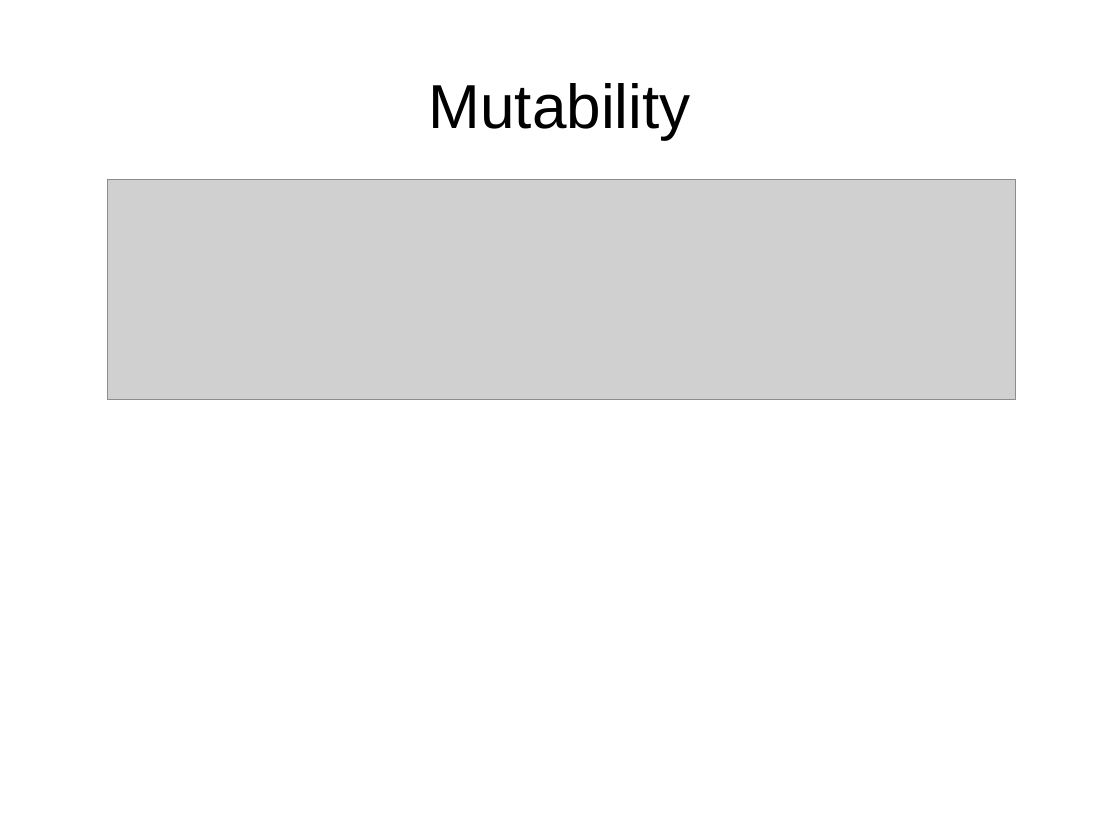
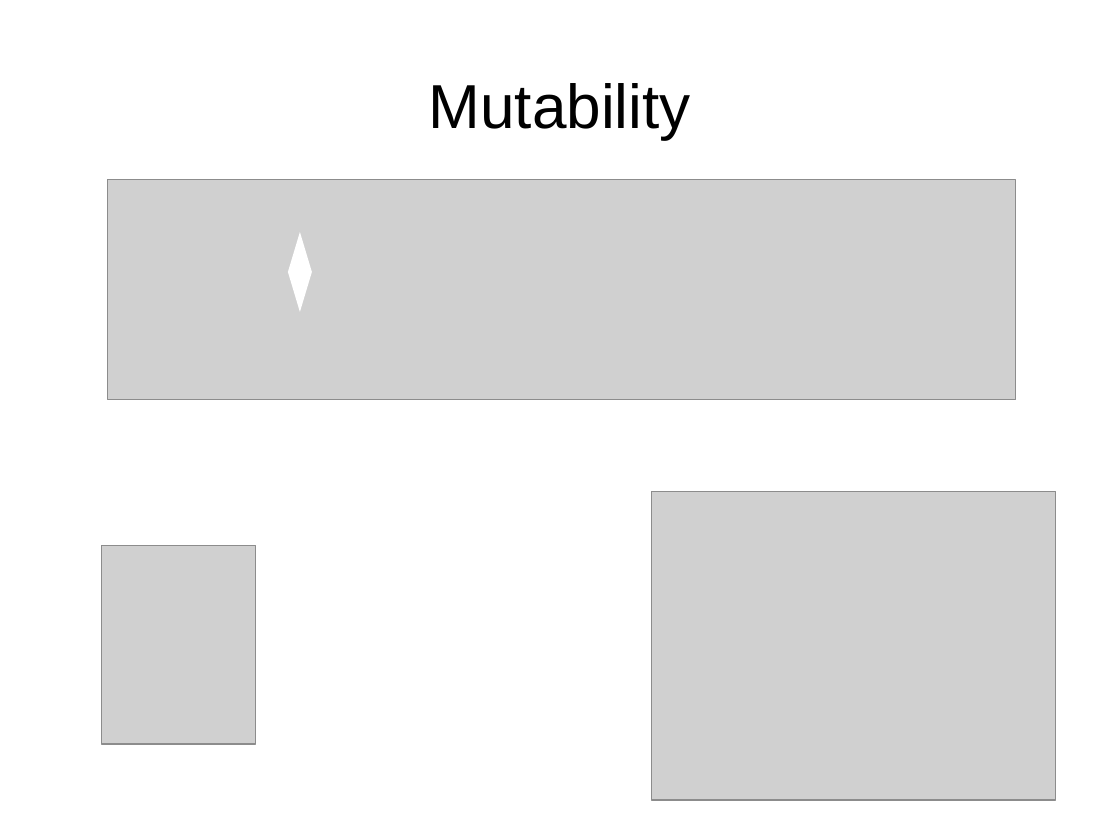
Before and after one commit to iurisegtovich/CursoSciPySEQ2018, a slide deck: slide 28 of source/curso_c2_logica_e_sintaxe.odp (slide 24 before the commit). Drawn at 1120x840 pixels with LibreOffice and Linux fonts; fonts in the diff are those of the drawing; grey boxes stand for pictures. Boxes give left, top, right and bottom in pixels: in the first picture for what was removed or moved away, otherwise in the second. Text is boxed around its words. In the diff, an @@ line names an element or a change of style, - is before the commit and + after.

```diff
--- a/source/curso_c2_logica_e_sintaxe.odp
+++ b/source/curso_c2_logica_e_sintaxe.odp
@@ diamond added at (288,232,312,312), fill #FFFFFF @@
@@ picture added at (651,491,1056,800) @@
@@ picture added at (102,545,256,744) @@
```
Also in this commit, not shown: 9 other slides changed, 22 slides added, 3 slides removed, 6 other files.
